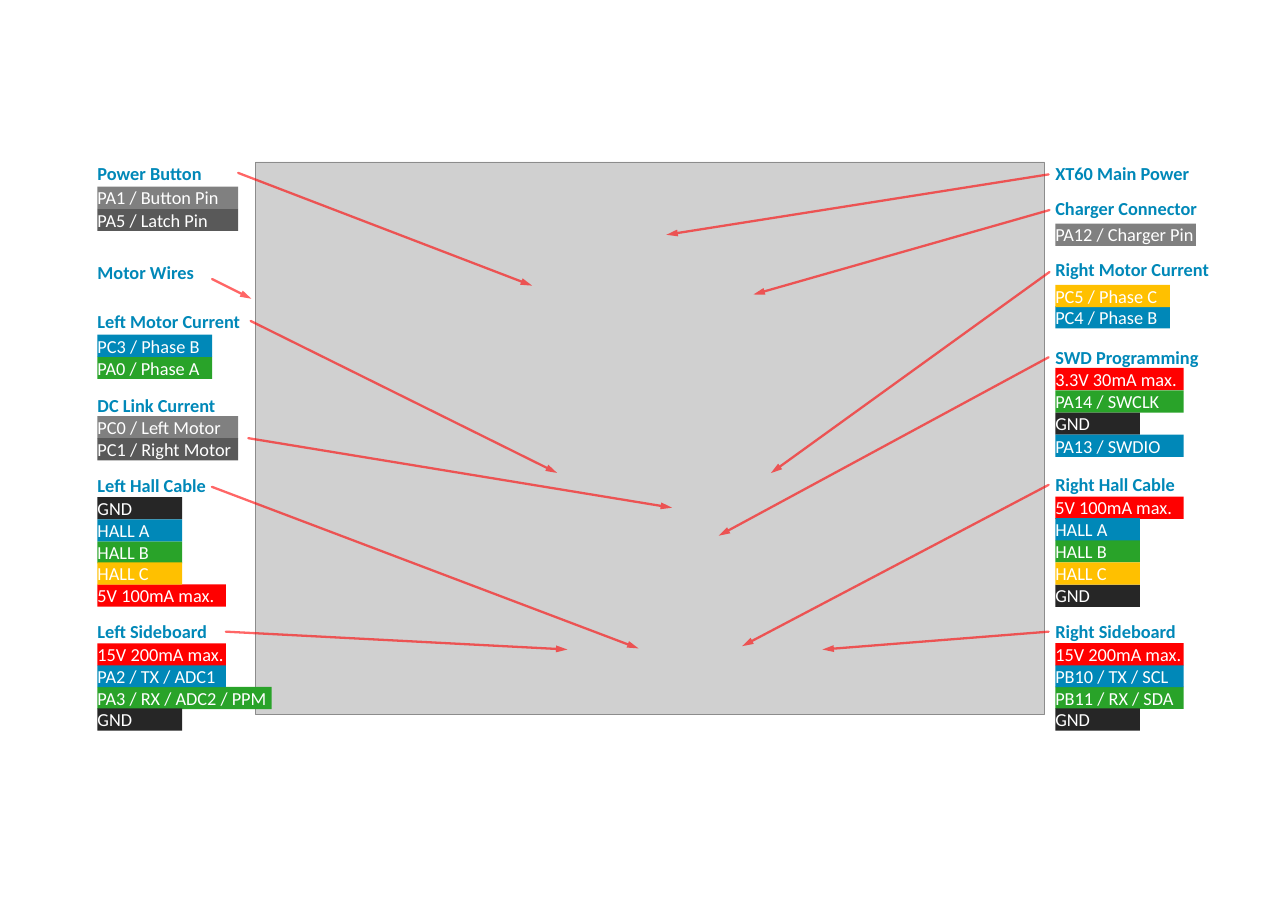
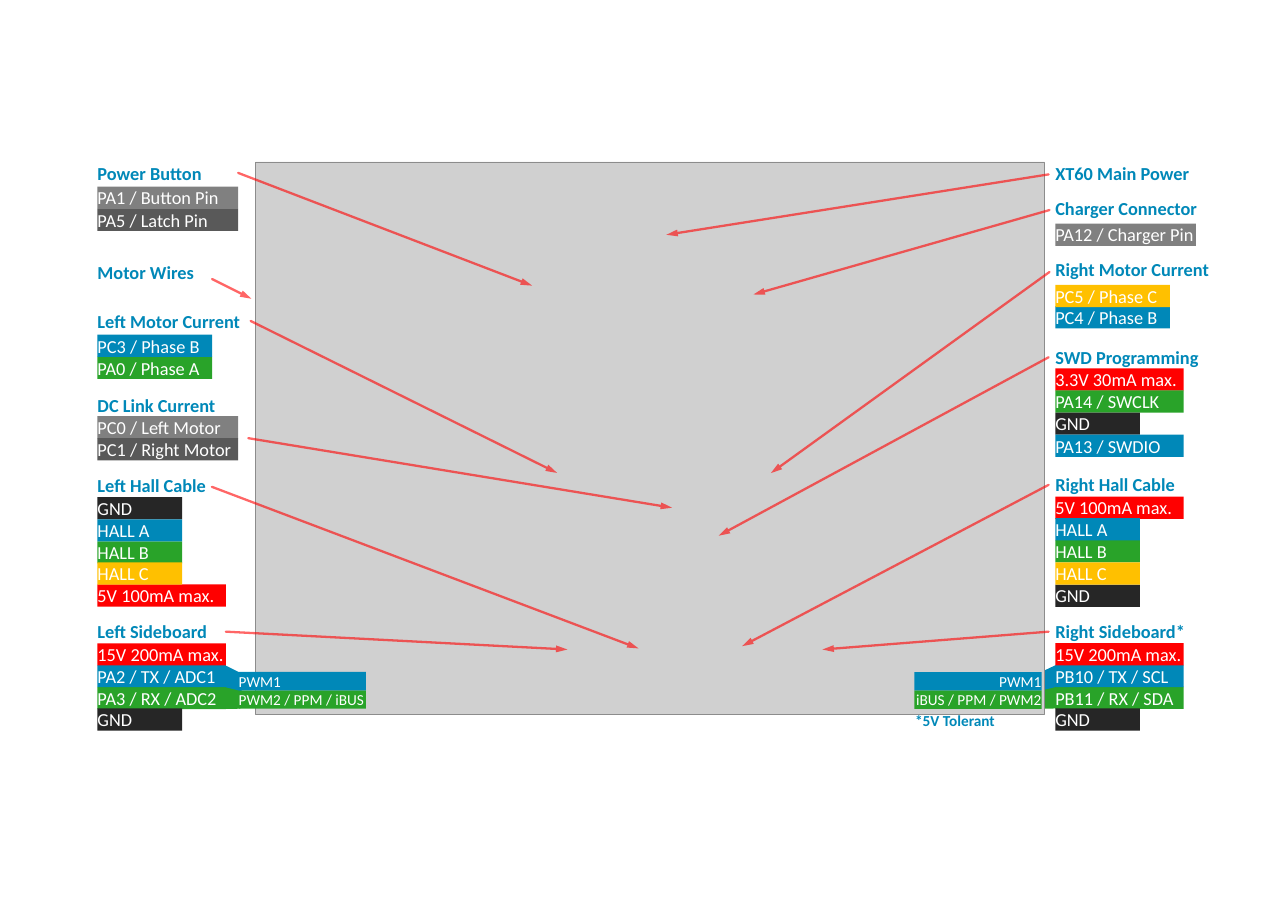
Before and after one commit to EFeru/hoverboard-firmware-hack-FOC, a slide deck: slide 1 of docs/mainboard_pics.pptx. Drawn at 1288x923 pixels with LibreOffice and Linux fonts; fonts in the diff are those of the drawing; grey boxes stand for pictures. Boxes give left, top, right and bottom in pixels: in the first picture for what was removed or moved away, otherwise in the second. Text is boxed around its words. In the diff, an @@ line names an element or a change of style, - is before the commit and + after.

Commit message:
PWM/PPM Left/Right, UART update
- created possiblity to use PWM, PPM input also on both LEFT and RIGHT cable (RIGHT cable is 5V tolerant)
- updated UART: disabled the Rx errors to avoid DMA stop and additional need to manage the UART error handler
- added Button support LEFT/RIGHT

```diff
--- a/docs/mainboard_pics.pptx
+++ b/docs/mainboard_pics.pptx
@@ text at (1055,625,1185,641): text changed @@
-Right Sideboard
+Right Sideboard*
@@ rectangle "PA3 / RX / ADC2": place and size @@
-rectangle "PA3 / RX / ADC2" at (97,687,271,709)
+rectangle "PA3 / RX / ADC2" at (97,687,226,709)
@@ freeform shape added at (222,663,242,691), fill #0088B8 @@
@@ freeform shape added at (224,685,241,709), fill #29A329 @@
@@ rectangle added at (239,672,366,690), fill #0088B8, 20 pt, text #FFFFFF @@
+PWM1
@@ rectangle added at (915,672,1041,690), fill #0088B8, 20 pt, text #FFFFFF @@
+PWM1
@@ freeform shape added at (1038,663,1061,692), fill #0088B8 @@
@@ freeform shape added at (1040,684,1057,709), fill #29A329 @@
@@ text in rectangle at (97,690,217,710): text changed @@
-PA3 / RX / ADC2 / PPM
+PA3 / RX / ADC2
@@ rectangle added at (239,690,366,709), fill #29A329, 20 pt, text #FFFFFF @@
+PWM2 / PPM / iBUS
@@ rectangle added at (915,690,1041,709), fill #29A329, 20 pt, text #FFFFFF @@
+iBUS / PPM / PWM2
@@ text added at (915,713,995,726), 20 pt, text #0088B8, bold @@
+*5V Tolerant
```
Also in this commit, not shown: 10 other files.
